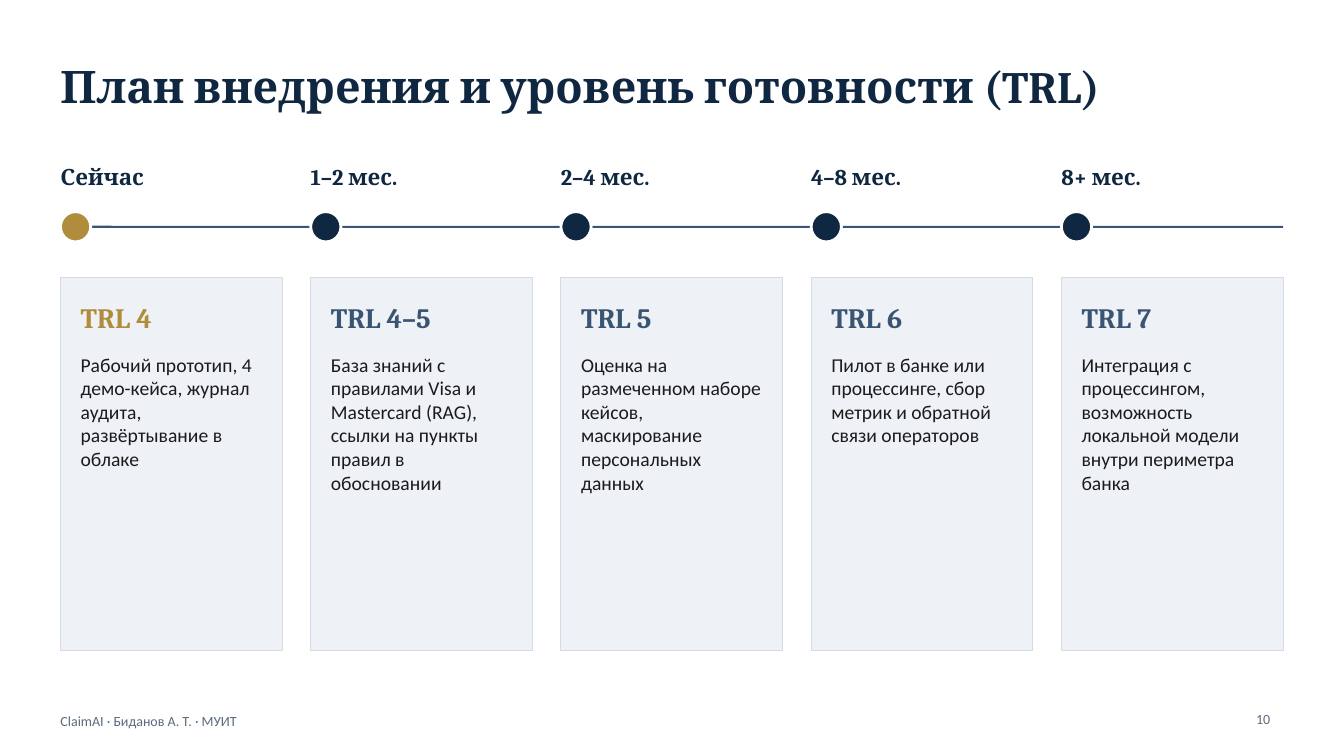
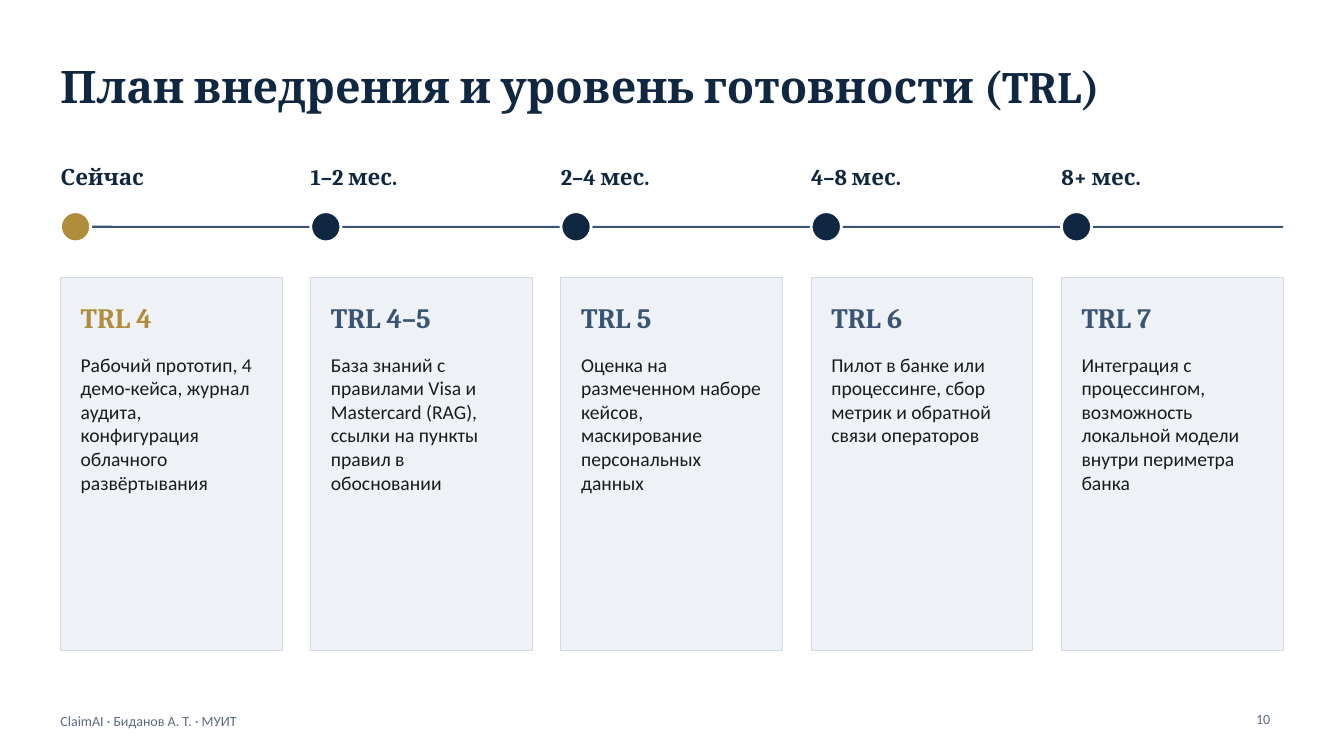
Before and after one commit to AliDamn/hack, a slide deck: slide 10 of competition/ClaimAI_pitch-deck.pptx. Drawn at 1344x756 pixels with LibreOffice and Linux fonts; fonts in the diff are those of the drawing. Boxes give left, top, right and bottom in pixels: in the first picture for what was removed or moved away, otherwise in the second. Text is boxed around its words. In the diff, an @@ line names an element or a change of style, - is before the commit and + after.

```diff
--- a/competition/ClaimAI_pitch-deck.pptx
+++ b/competition/ClaimAI_pitch-deck.pptx
@@ text at (81, 358, 252, 493): text changed @@
-Рабочий прототип, 4 демо-кейса, журнал аудита, развёртывание в облаке
+Рабочий прототип, 4 демо-кейса, журнал аудита, конфигурация облачного развёртывания
```
Also in this commit, not shown: 2 other slides changed, 9 other files.
